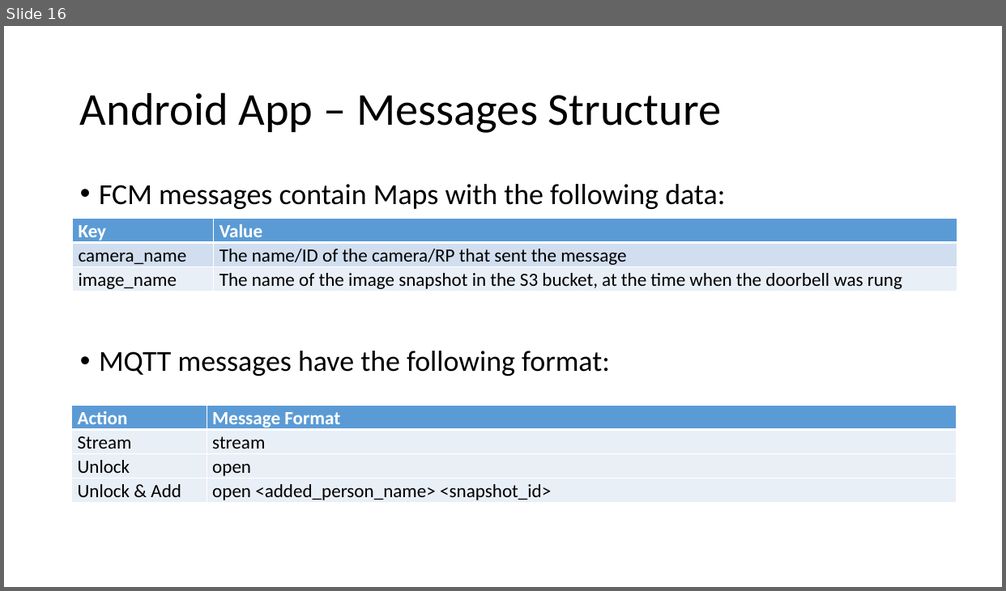
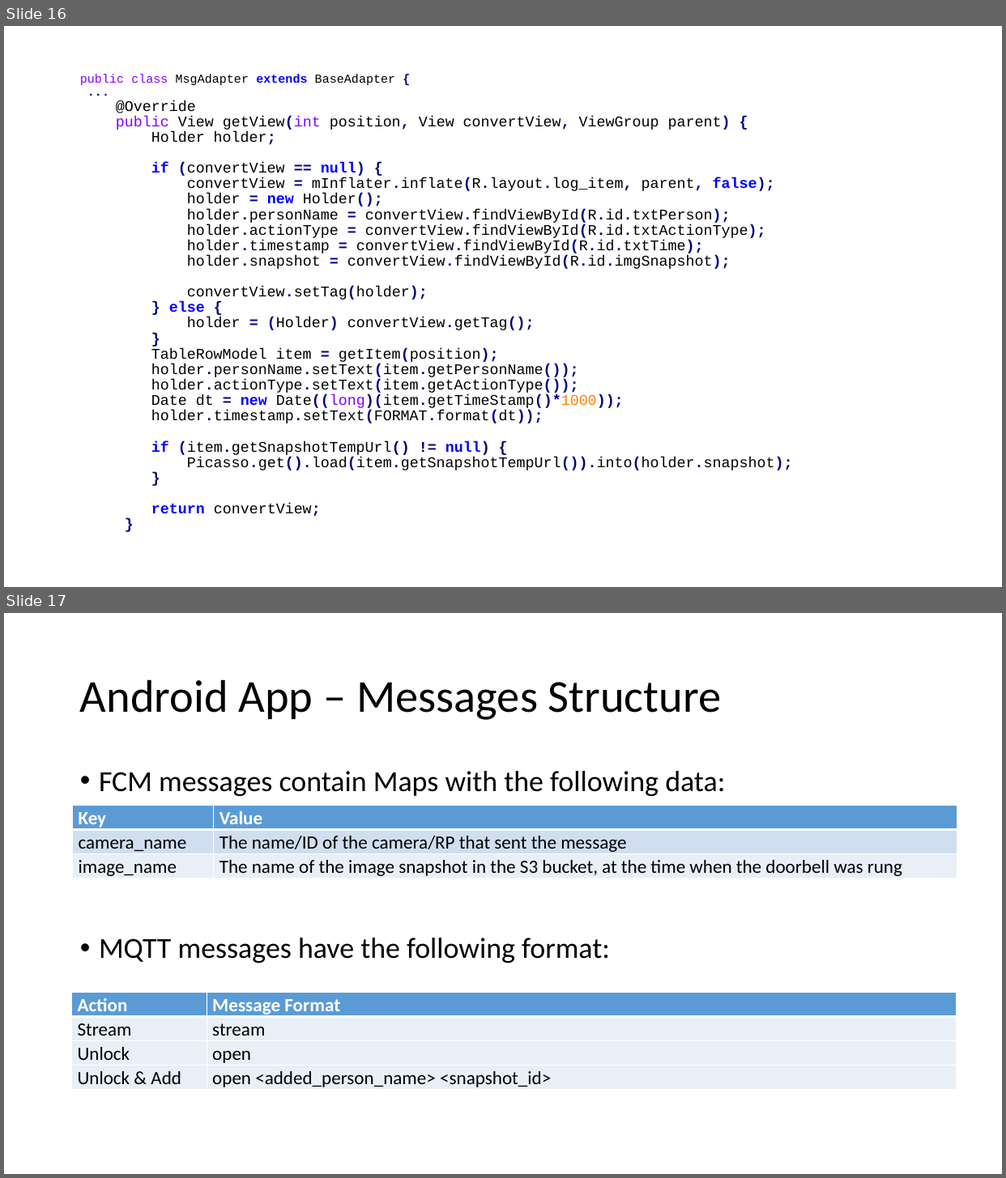
Before and after one commit to aamnony/Smart-Doorbell, a slide deck: docs/presentations/final.pptx. Shown one above the other, each under a label of ours: slide 16 before the commit, slides 16 and 17 after it. The pictures are 1006x591 and 1006x1178 pixels, drawn with LibreOffice and Linux fonts; fonts in the diff are those of the drawing. Boxes give left, top, right and bottom in pixels: in the first picture for what was removed or moved away, otherwise in the second. Text is boxed around its words. In the diff, an @@ line names an element or a change of style, - is before the commit and + after.

```diff
--- a/docs/presentations/final.pptx
+++ b/docs/presentations/final.pptx
@@ slide 16 added at bbox=[4, 26, 1002, 587], background #FFFFFF @@
@@ text added at bbox=[80, 74, 793, 517], 14.3 pt, text #000000 @@
+public class MsgAdapter extends BaseAdapter {
+...
+@Override
+public View getView(int position, View convertView, ViewGroup parent) {
+Holder holder;
+if (convertView == null) {
+convertView = mInflater.inflate(R.layout.log_item, parent, false);
+holder = new Holder();
+holder.personName = convertView.findViewById(R.id.txtPerson);
+holder.actionType = convertView.findViewById(R.id.txtActionType);
+holder.timestamp = convertView.findViewById(R.id.txtTime);
+holder.snapshot = convertView.findViewById(R.id.imgSnapshot);
+convertView.setTag(holder);
+} else {
+holder = (Holder) convertView.getTag();
+}
+TableRowModel item = getItem(position);
+holder.personName.setText(item.getPersonName());
+holder.actionType.setText(item.getActionType());
+Date dt = new Date((long)(item.getTimeStamp()*1000));
+holder.timestamp.setText(FORMAT.format(dt));
+if (item.getSnapshotTempUrl() != null) {
+Picasso.get().load(item.getSnapshotTempUrl()).into(holder.snapshot);
+}
+return convertView;
+}
@@ what was slide 16 is now slide 17 @@
```
Also in this commit, not shown: 2 slides changed, 6 other slides added.
